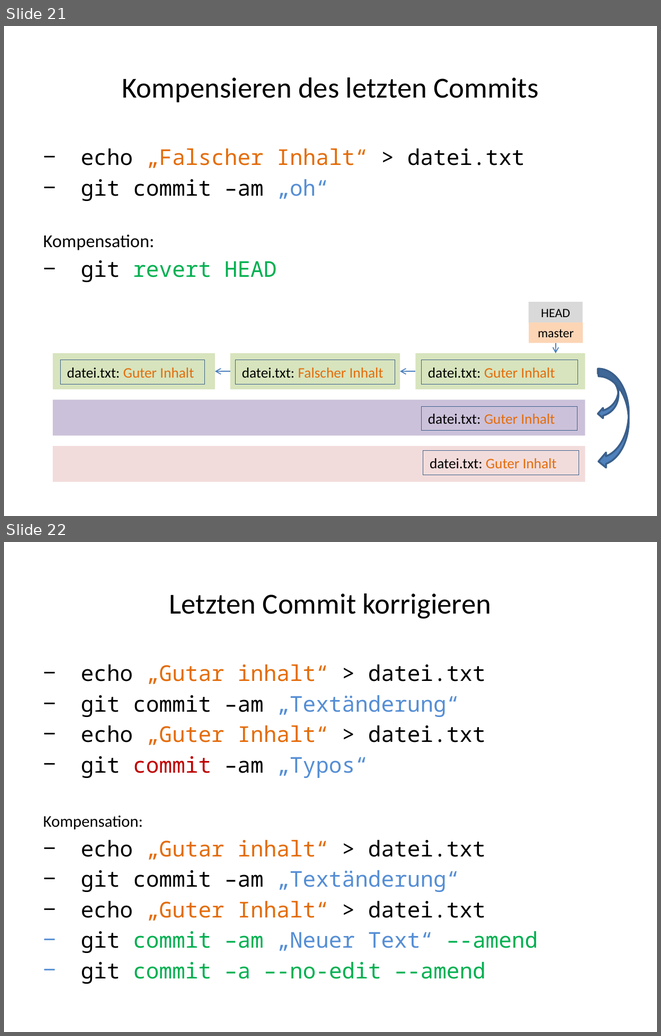
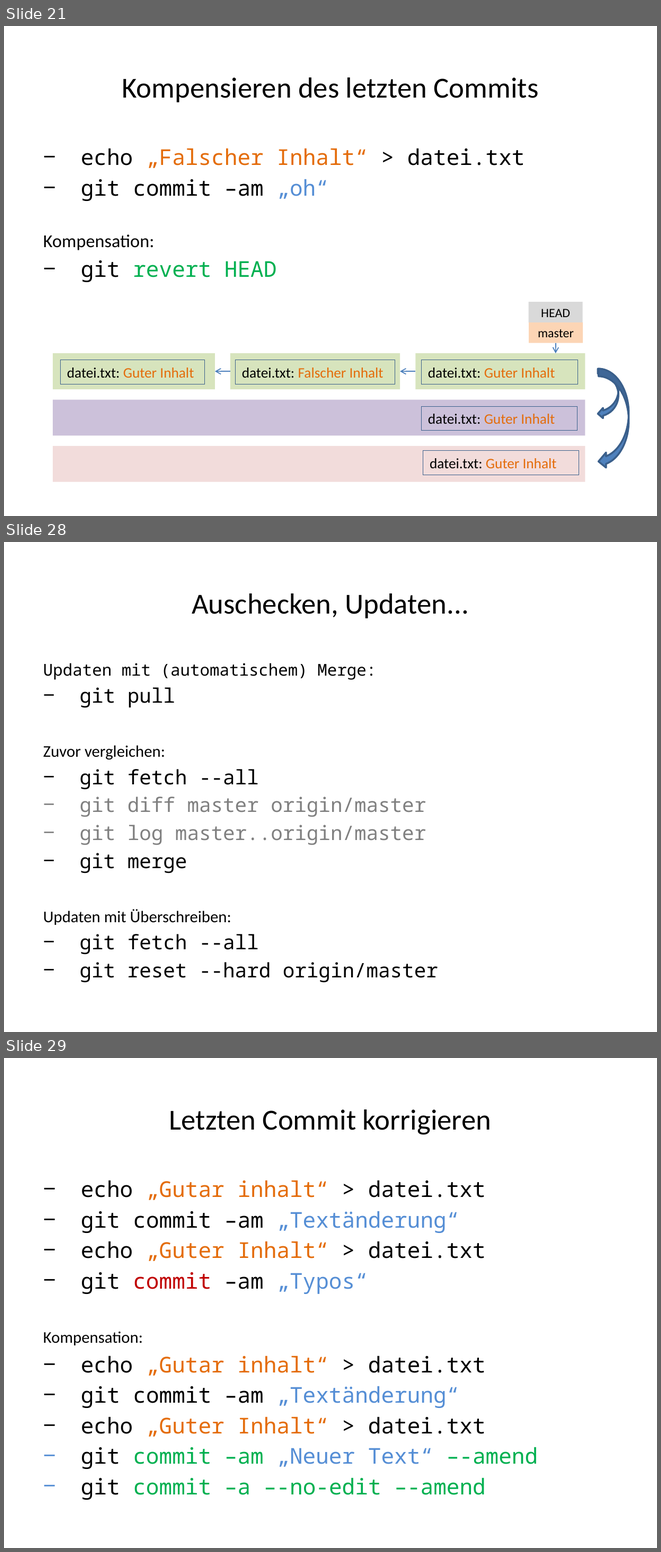
Before and after one commit to kotlincook/gitplayground, a slide deck: GIT.pptx. Shown one above the other, each under a label of ours: slides 21 and 22 before the commit, slides 21, 28 and 29 after it; the slides between them are not shown. The pictures are 661x1036 and 661x1552 pixels, drawn with LibreOffice and Linux fonts; fonts in the diff are those of the drawing. Boxes give left, top, right and bottom in pixels: in the first picture for what was removed or moved away, otherwise in the second. Text is boxed around its words. In the diff, an @@ line names an element or a change of style, - is before the commit and + after.

```diff
--- a/GIT.pptx
+++ b/GIT.pptx
@@ slide 28 added at box(4, 542, 657, 1032), background #FFFFFF @@
@@ title added at box(192, 593, 468, 618), 32 pt, text #000000 @@
+Auschecken, Updaten...
@@ text added at box(43, 663, 438, 982), 22 pt, text #000000 @@
+Updaten mit (automatischem) Merge:
+− git pull
+Zuvor vergleichen:
+− git fetch --all
+− git diff master origin/master
+− git log master..origin/master
+− git merge
+Updaten mit Überschreiben:
+− git fetch --all
+− git reset --hard origin/master
@@ what was slide 22 is now slide 29 @@
```
Also in this commit, not shown: 5 slides changed, 6 other slides added.
